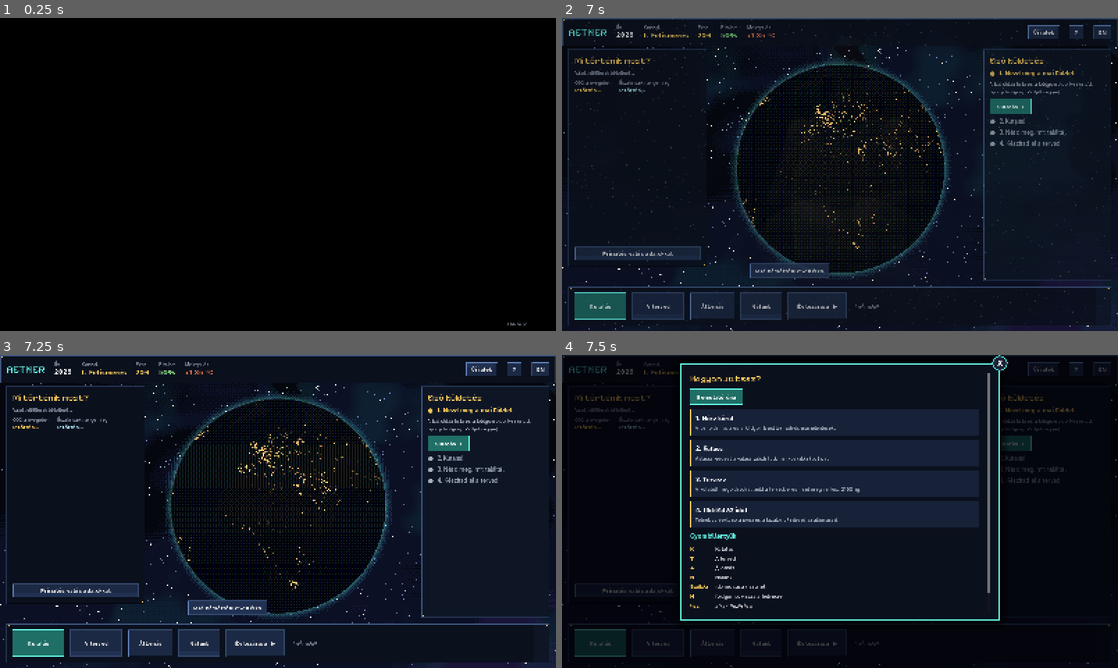
Above: before the commit, frames 1-4 (two rows, left to right).
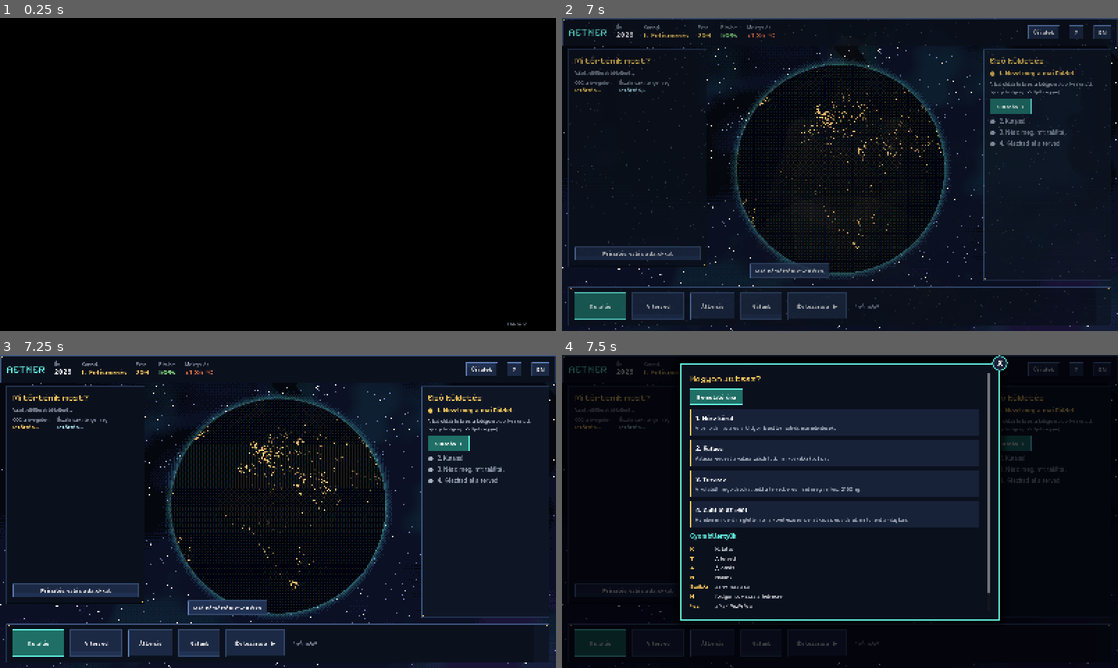
Above: after the commit, the same moments.

Repository: roadside/aether
Game: Godot game, scene res://scenes/main.tscn
Same seed, same stepped clock (60 frames per second), same inputs: the game is played once before the commit and once after it. Sound files missing from this copy of the repository are replaced by a short silence.
Inputs (mouse positions are in pixels of both pictures, inside the frame that each line leads up to):
- Up to frame 1 (0.25 s): no input
- Up to frame 2 (7 s): tap Enter at 0.5 s; drag from (840, 165) to (895, 105) at 0.52 s; click "?" at 1.25 s; click "Your plan" at 2 s; click "End the year ▶" at 2.75 s; click "New game" at 3.5 s; click "New game" at 4.25 s; click "Skip" at 5 s; click "HU" at 5.75 s; tap Space at 6.5 s; drag from (840, 165) to (812, 237) at 6.52 s
- Up to frame 3 (7.25 s): no input
- Up to frame 4 (7.5 s): click "?" at 7.25 s

Frames 1-3 are identical in both runs. In frame 4, 0.4% of the frame differs, in the area x 24-63%, y 48-75%.

Commit message:
Lektorált szövegek (szovegek_atnezes.md 1–20. pont): év lezárása, rendezett évi mérleg, bizalom százalékkal, pontszám és érzékeny Föld magyarázata, bizonyosság
Co-Authored-By: Claude Fable 5.2 <noreply@anthropic.com>
Claude-Session: https://claude.ai/code/session_01T6sPwaPiVjASr8DLyjC9bo

Diff:
--- a/AETHER_godot/scripts/campaign.gd
+++ b/AETHER_godot/scripts/campaign.gd
@@ -333,25 +333,30 @@
 	var d := _trust_drift()
 	trust = clampi(trust + d, 0, 100)
 	research_this_year = 0
-	var note := L.t("%d: bevétel +%d.") % [year, inc]
+	# az év mérlege egy rendezett mondatban: előbb a pénz, utána a bizalom
+	var parts: Array = [L.t("+%d pénz bevétel") % inc]
 	if knowledge_income() > 0:
-		note = L.t("%d: bevétel +%d, ebből a tudásodból +%d.") % [year, inc, knowledge_income()]
+		parts[0] = L.t("+%d pénz bevétel (ebből +%d a kutatásaidért)") % [inc, knowledge_income()]
 	var up := plan_upkeep()
 	if up > 0:
 		money = maxi(0, money - up)
-		note += " " + L.t("A terved költsége: −%d.") % up
+		parts.append(L.t("−%d pénz a terved éves költsége") % up)
 	var cc := coast_cost(year)
 	if cc > 0:
 		money = maxi(0, money - cc)
-		note += " " + L.t("Emelkedő tenger: partkár −%d.") % cc
+		parts.append(L.t("−%d pénz kár a tengerparton") % cc)
+	var note := L.t("%d mérlege: ") % year + ", ".join(parts) + "."
+	var tparts: Array = []
 	if d > 0:
-		note += " " + L.t("A kibocsátás csökken: bizalom +%d.") % d
+		tparts.append(L.t("+%d%% (csökken a kibocsátás)") % d)
 	elif d < 0:
-		note += " " + L.t("A kibocsátás nem csökken: bizalom %d.") % d
+		tparts.append(L.t("−%d%% (nem csökken a kibocsátás)") % -d)
 	var g := greenhouse_trust()
 	if g > 0:
 		trust = mini(100, trust + g)
-		note += " " + L.t("Üvegház: bizalom +%d.") % g
+		tparts.append(L.t("+%d%% (üvegház)") % g)
+	if not tparts.is_empty():
+		note += " " + L.t("Bizalom: ") + ", ".join(tparts) + "."
 	if not building.is_empty() and year >= int(building["kesz"]):
 		var mod := str(building["modul"])
 		station[mod] = int(station[mod]) + 1
@@ -488,7 +493,7 @@
 		return L.t("A játék véget ért.")
 	var need := required_trust(sc)
 	if trust < need:
-		return L.t("Ehhez %d%% bizalom kell, neked %d%% van. Kutass, és tartsd a terved!") % [need, trust]
+		return L.t("Ehhez %d%% bizalom kell, neked %d%% van. Kutass még: minden ellenőrzött kutatás növeli a bizalmat.") % [need, trust]
 	var cost := plan_cost(sc)
 	if money < cost:
 		return L.t("Ehhez %d pénz kell, neked %d van. Évente %d pénzt kapsz.") % [cost, money, income()]
@@ -513,7 +518,7 @@
 	var note := L.t("A terved életbe lép, első éve: %d.") % start_year()
 	if is_step_back(sc):
 		trust = maxi(0, trust - TRUST_STEP_BACK)
-		note += " " + L.t("Visszaléptél egy gyengébb tervre: bizalom −%d.") % TRUST_STEP_BACK
+		note += " " + L.t("Gyengébb tervre váltottál: −%d%% bizalom.") % TRUST_STEP_BACK
 	timeline = timeline_with(sc)
 	model = res
 	save()
@@ -525,9 +530,9 @@
 # --- kutatás ---------------------------------------------------------------
 func research_problem() -> String:
 	if research_this_year >= research_limit():
-		return L.t("Idén már %d kutatást indítottál, ennyit enged az AI-mag. Várj egy évet, vagy fejleszd az AI-magot!") % research_limit()
+		return L.t("Idén már %d kutatást indítottál: az AI-mag ennyit enged egy évben. Zárd le az évet, vagy fejleszd tovább az AI-magot az Állomáson!") % research_limit()
 	if money < research_cost():
-		return L.t("Nincs elég pénz kutatásra (%d kell, neked %d van). Indítsd el az időt, évente kapsz pénzt.") % [research_cost(), money]
+		return L.t("Nincs elég pénzed a kutatásra (%d kell, %d van). Zárd le az évet: minden évben kapsz pénzt.") % [research_cost(), money]
 	return ""
 
 
--- a/AETHER_godot/scripts/chart.gd
+++ b/AETHER_godot/scripts/chart.gd
@@ -109,7 +109,7 @@
 	draw_rect(Rect2(PAD_L + 10, PAD_T + 4, 14, 4), UI.EMBER)
 	draw_string(f, Vector2(PAD_L + 30, PAD_T + 11), L.t("Ha semmi sem változik"), HORIZONTAL_ALIGNMENT_LEFT, -1, 14, UI.SOFT)
 	draw_rect(Rect2(PAD_L + 10, PAD_T + 22, 14, 4), UI.CYAN)
-	draw_string(f, Vector2(PAD_L + 30, PAD_T + 29), L.t("A te terved (sáv = bizonytalanság)"), HORIZONTAL_ALIGNMENT_LEFT, -1, 14, UI.SOFT)
+	draw_string(f, Vector2(PAD_L + 30, PAD_T + 29), L.t("A te terved (a sáv: ennyivel tévedhet a modell)"), HORIZONTAL_ALIGNMENT_LEFT, -1, 14, UI.SOFT)
 
 
 func _gui_input(event: InputEvent) -> void:
--- a/AETHER_godot/scripts/debate.gd
+++ b/AETHER_godot/scripts/debate.gd
@@ -115,9 +115,9 @@
 			UI.clear(box)
 			var right: Dictionary = Knowledge.topic(str(d["tema"]))
 			if good:
-				box.add_child(UI.label(L.t("Jó válasz! +%d bizalom") % WIN_TRUST, 22, UI.GREEN, true))
+				box.add_child(UI.label(L.t("Jó válasz! +%d%% bizalom") % WIN_TRUST, 22, UI.GREEN, true))
 			else:
-				box.add_child(UI.label(L.t("Nem ez cáfolja. −%d bizalom") % LOSE_TRUST, 22, UI.EMBER, true))
+				box.add_child(UI.label(L.t("Nem ez cáfolja. −%d%% bizalom") % LOSE_TRUST, 22, UI.EMBER, true))
 			box.add_child(UI.label(Knowledge.text(right, "cim"), 18, UI.CYAN, true))
 			box.add_child(UI.label(Knowledge.text(right, "mennyire_bizonyitott"), 18, UI.TEXT))
 			var ok := UI.button(L.t("Rendben"), true)
--- a/AETHER_godot/scripts/events.gd
+++ b/AETHER_godot/scripts/events.gd
@@ -105,16 +105,16 @@
 static func options(campaign, ev: Dictionary) -> Array:
 	var cost := int(ev["kar_penz"])
 	var out: Array = [{"id": "segit", "cim": "Segítek most", "penz": cost, "bizalom": HELP_TRUST,
-		"szoveg": L.t("−%d pénz, +%d bizalom") % [cost, HELP_TRUST], "tilt": campaign.money < cost}]
+		"szoveg": L.t("−%d pénz, +%d%% bizalom") % [cost, HELP_TRUST], "tilt": campaign.money < cost}]
 	if int(ev.get("felkeszules", 0)) < PREP_MAX and float(ev["pajzs"]) < SHIELD_MAX:
 		var pc := int(round(float(ev["penz"]) * PREP_COST))
 		var pt := int(ev["bizalom"])
 		out.append({"id": "felkeszul", "cim": "Felkészülök a következőre", "penz": pc, "bizalom": -pt,
-			"szoveg": L.t("−%d pénz, −%d bizalom. Később kisebb a kár.") % [pc, pt],
+			"szoveg": L.t("−%d pénz, −%d%% bizalom. Később kisebb a kár.") % [pc, pt],
 			"tilt": campaign.money < pc})
 	var it := int(ev["bizalom"]) + IGNORE_TRUST
 	out.append({"id": "semmi", "cim": "Nem teszek semmit", "penz": 0, "bizalom": -it,
-		"szoveg": L.t("−%d bizalom") % it, "tilt": false})
+		"szoveg": L.t("−%d%% bizalom") % it, "tilt": false})
 	return out
 
 
@@ -215,7 +215,7 @@
 		c.add_child(UI.label(L.t(ev["cim"]), 26, Color(str(ev["szin"])), true))
 		c.add_child(UI.label(L.t(ev["szoveg"]), 18, UI.TEXT))
 		if ev.get("jo", false):
-			c.add_child(UI.label(L.t("Nyereség: +%d pénz, +%d bizalom") % [int(ev["penz"]), int(ev["bizalom"])], 18, UI.GREEN, true))
+			c.add_child(UI.label(L.t("Nyereség: +%d pénz, +%d%% bizalom") % [int(ev["penz"]), int(ev["bizalom"])], 18, UI.GREEN, true))
 			v.add_child(UI.card_root(c))
 			continue
 		var known: Array = ev["vedett"]
--- a/AETHER_godot/scripts/i18n.gd
+++ b/AETHER_godot/scripts/i18n.gd
@@ -217,7 +217,7 @@
 	"Ez egy egyszerű számítás: megmutatja az irányt, de nem jóslat.": "This is a simple calculation: it shows the direction, but it is not a forecast.",
 	"Megnézem a földgömbön": "Show me on the globe",
 	"Ha semmi sem változik": "If nothing changes",
-	"A te terved (sáv = bizonytalanság)": "Your plan (band = uncertainty)",
+	"A te terved (a sáv: ennyivel tévedhet a modell)": "Your plan (band: how far the model may be off)",
 	"Nyelv": "Language",
 	"%d/%s városban túl sok a finom por (WHO-határ felett). Legrosszabb: %s, %s µg/m³": "Too much fine dust (above the WHO limit) in %d/%s cities. Worst: %s, %s µg/m³",
 	# AI-választás (több szolgáltató)
@@ -296,7 +296,7 @@
 	" Következő csillag: %s +%s °C alatt.": " Next star: %s below +%s °C.",
 	"Küldetések": "Missions",
 	"Küldetés: ": "Mission: ",
-	"Ebben a küldetésben rögzített.": "Fixed in this mission.",
+	"Ezt a csúszkát most a küldetés rögzíti, nem állíthatod.": "This mission fixes this slider; you cannot change it now.",
 	"Első küldetés kész! Jöhet a következő.": "First mission done! On to the next one.",
 	"%d cikk (%d hazai). ": "%d papers (%d from your country). ",
 	"%d: bevétel +%d.": "%d: income +%d.",
@@ -305,10 +305,10 @@
 	"A kibocsátás nem csökken: bizalom %d.": "Emissions are not falling: trust %d.",
 	"A terved életbe lép, első éve: %d.": "Your plan takes effect, first year: %d.",
 	"Ehhez %d pénz kell, neked %d van. Évente %d pénzt kapsz.": "This needs %d money, you have %d. You get %d money per year.",
-	"Ehhez %d%% bizalom kell, neked %d%% van. Kutass, és tartsd a terved!": "This needs %d%% trust, you have %d%%. Do research and keep your plan!",
+	"Ehhez %d%% bizalom kell, neked %d%% van. Kutass még: minden ellenőrzött kutatás növeli a bizalmat.": "This needs %d%% trust, you have %d%%. Research more: every checked research raises trust.",
 	"Visszaléptél egy gyengébb tervre: bizalom −%d.": "You stepped back to a weaker plan: trust −%d.",
 	"most": "now",
-	"%d eredmény a tervedben, bizalom +%d%%. Nyomd meg „A terved” gombot!": "%d results in your plan, trust +%d%%. Press the “Your plan” button!",
+	"A kutatásod %d új lehetőséget adott a tervedhez, és +%d%% bizalmat. Nyisd meg „A terved” ablakot!": "Your research gave %d new options for your plan and +%d%% trust. Open “Your plan”!",
 	"+1 év": "+1 year",
 	"2100: vége a játéknak. A Föld +%s °C-kal melegebb, a csúcs +%s °C volt. „Új játék”: próbáld meg jobban!": "2100: the game is over. The Earth is +%s °C warmer, the peak was +%s °C. “New game”: try to do better!",
 	"A klímamodell becslése erre az évre: %d. (2024-ben mért érték: +1,36 °C, Forster és mtsai 2025.)": "The climate model's estimate for this year: %d. (Measured in 2024: +1.36 °C, Forster et al. 2025.)",
@@ -338,7 +338,7 @@
 	"Egyszerre egy modul épülhet.": "Only one module can be built at a time.",
 	"Ehhez %d pénz kell, neked %d van.": "This needs %d money, you have %d.",
 	"Építés indult: %s, kész: %d.": "Construction started: %s, ready in %d.",
-	"Idén már %d kutatást indítottál, ennyit enged az AI-mag. Várj egy évet, vagy fejleszd az AI-magot!": "You have already started %d research projects this year, the AI core's limit. Wait a year or upgrade the AI core!",
+	"Idén már %d kutatást indítottál: az AI-mag ennyit enged egy évben. Zárd le az évet, vagy fejleszd tovább az AI-magot az Állomáson!": "You have already started %d research projects this year: that is what the AI core allows per year. Close the year, or upgrade the AI core at the Station!",
 	"Állomás": "Station",
 	"A kutatóállomásod: modulok építése és fejlesztése.": "Your research station: build and upgrade modules.",
 	"Kutatóállomás: ": "Research station: ",
@@ -415,11 +415,11 @@
 	"Részletesebb magyarázatot az AI ír. AI-t a kutatás 2. lépésében választhatsz.": "The AI writes a more detailed explanation. You can choose an AI in step 2 of research.",
 	"Keresés a témák között, pl. jég, akkumulátor, metán": "Search topics, e.g. ice, battery, methane",
 	"Nincs ilyen téma a nyitott korszakokban.": "No such topic in the open eras.",
-	"Erősebb tudás a tudásfán: ": "Stronger knowledge in the tree: ",
+	"Ezt a témát most alaposabban ismered: ": "You now know this topic more thoroughly: ",
 	"Játékszabály: ★ ellenőrzött szám, ★★ legalább 2 cikk egyezik, ★★★ legalább 3 cikk, köztük összefoglaló elemzés.": "Game rule: ★ a verified number, ★★ at least 2 papers agree, ★★★ at least 3 papers, including a summary analysis.",
 	"Ha kikutatod: ": "If you research it: ",
 	"Újra kutatom": "Research again",
-	"Új tudás a tudásfán: ": "New knowledge in the tree: ",
+	"Új kikutatott téma: ": "New researched topic: ",
 	"Kutatott téma a(z) %s korszakból: %d/%d": "Researched topics from era %s: %d/%d",
 	"Bevezetett terv": "A plan in force",
 	"Bizalom legalább %d%%": "Trust at least %d%%",
@@ -480,7 +480,7 @@
 	"2100 – így alakult": "2100 – how it turned out",
 	"Másfél fok alatt maradt. Kiváló!": "Below one and a half degrees. Excellent!",
 	"Két fok alatt maradt.": "Below two degrees.",
-	"Két fok fölé ment. Próbáld korábbi CO2-nullával!": "Above two degrees. Try reaching zero CO2 earlier!",
+	"Két fok fölé ment. Próbáld meg, hogy a CO2-kibocsátás hamarabb legyen nulla!": "It went above two degrees. Try to bring CO2 emissions to zero sooner!",
 	"Melegedés 2100-ban": "Warming in 2100",
 	"Csúcs": "Peak",
 	"Kutatott témák": "Topics researched",
--- a/AETHER_godot/scripts/i18n_2.gd
+++ b/AETHER_godot/scripts/i18n_2.gd
@@ -30,7 +30,7 @@
 	"Az AETHER archívumából: ezt a kutatást egy AI már elvégezte (%s), a játék ellenőrizte.": "From the AETHER archive: an AI already did this research (%s) and the game verified it.",
 	"Elolvastam, értem  ★": "I read it, I get it  ★",
 	"Játékszabály: az összefoglaló elolvasása ★ tudást ad. Számot a tervedbe csak kutatás ad.": "Game rule: reading the summary gives ★ knowledge. Only research puts numbers into your plan.",
-	"Csillagok: ★ elolvastad, vagy találtál egy számot a cikkben; ★★ két cikk ugyanazt mondja; ★★★ legalább három cikk, köztük egy, amely sok kutatást összegez.": "Stars: ★ you read it, or found a number in a  …(104 unchanged characters)…
+	"Bizonyosság: ★ elolvastad, vagy találtál egy számot a cikkben; ★★ két cikk ugyanazt mondja; ★★★ legalább három cikk, köztük egy, amely sok kutatást összegez.": "Certainty: ★ you read it, or found a number in a  …(104 unchanged characters)…
 	"Ehhez a kérdéshez van kész, ellenőrzött kutatás az archívumban: azonnal megkapod.": "The archive has finished, verified research for this question: you get it instantly.",
 	# a jövő görbéje, fordulópontok, záró jelenet
 	"A klímamodell szerint. Arany: a te utad. Piros: ha semmi sem változik.": "According to the climate model. Gold: your path. Red: if nothing changes.",
@@ -70,7 +70,7 @@
 	" · %d pénz": " · %d money",
 	"Ajánlott most": "Suggested now",
 	"Ez kell a küldetésedhez.": "Your mission needs this.",
-	"Még %d kutatott téma, és közelebb kerülsz ehhez: %s.": "%d more researched topics bring you closer to %s.",
+	"Még %d kutatott téma kell a következő korszakhoz (%s).": "%d more researched topics are needed for the next era (%s).",
 	"Új tudás ebben a korszakban.": "New knowledge in this era.",
 	# terv
 	"Számolok…": "Calculating…",
@@ -78,7 +78,7 @@
 	"Terv nélkül: +%s °C": "Without a plan: +%s °C",
 	# idő
 	"%d: bevétel +%d, ebből a tudásodból +%d.": "%d: income +%d, of which +%d from your knowledge.",
-	"ÚJ · a kutatásodból, most bevezetheted": "NEW · from your research, you can bring it in now",
+	"ÚJ · a kutatásod nyitotta meg: most beteheted a tervedbe.": "NEW · your research unlocked it: you can now add it to your plan.",
 	"soha": "never",
 	"A CO2-kibocsátás nulla: %s": "CO2 emissions reach zero: %s",
 	"A CO2-kibocsátás nulla: %s (eddig: %s)": "CO2 emissions reach zero: %s (was: %s)",
@@ -100,7 +100,7 @@
 	"Egy kutatócsoport a te eredményeidre épített.": "A research team built on your results.",
 	"Összefogás": "Joining forces",
 	"Több ország csatlakozott a tervedhez.": "More countries joined your plan.",
-	"Nyereség: +%d pénz, +%d bizalom": "Gain: +%d money, +%d trust",
+	"Nyereség: +%d pénz, +%d%% bizalom": "Gain: +%d money, +%d%% trust",
 	"Vulkánkitörés": "Volcanic eruption",
 	"A hamu egy-két évre hűti a Földet. A CO2 marad.": "The ash cools the Earth for a year or two. The CO2 stays.",
 	"Pontszám": "Score",
@@ -109,8 +109,8 @@
 	"Új Föld": "New Earth",
 	"Ugyanez a Föld újra": "Same Earth again",
 	"Ez egy átlagos Föld volt.": "This was an average Earth.",
-	"Ez a Föld érzékenyebb volt az átlagnál: nehezebb dolgod volt.": "This Earth was more sensitive than average: your job was harder.",
-	"Ez a Föld kevésbé volt érzékeny az átlagnál: könnyebb dolgod volt.": "This Earth was less sensitive than average: your job was easier.",
+	"Ez a Föld érzékenyebb volt az átlagnál: ugyanannyi CO2-től jobban melegedett, ezért nehezebb dolgod volt.": "This Earth was more sensitive than average: the same CO2 warmed it more, so you had a harder job.",
+	"Ez a Föld kevésbé volt érzékeny az átlagnál: ugyanannyi CO2-től kevésbé melegedett, ezért könnyebb dolgod volt.": "This Earth was less sensitive than average: the same CO2 warmed it less, so you had an easier job.",
 	"A terved költsége: −%d.": "Cost of your plan: −%d.",
 	"A mai nap": "Today",
 	"A mai nap kérdése megvan!": "Today's question solved!",
@@ -122,12 +122,27 @@
 	"Csak számokból áll": "Numbers only",
 	"Megosztom": "Share",
 	"Megosztva ✓": "Shared ✓",
+	"4. Zárd le az évet": "4. Close the year",
+	"Ha idén mindent megtettél, jön a következő év: pénzt kapsz, és kiderül, mi történt a világban.": "When you have done everything this year, the next year comes: you get money and find out what happened in the world.",
+	"az év lezárása": "close the year",
+	"Pontszám: minden tized fok, amivel 4 °C alatt maradsz, 30 pont; minden kikutatott téma 10 pont; minden százalék bizalom 2 pont.": "Score: 30 points for every tenth of a degree you stay below 4 °C; 10 points for every researched topic; 2 points for every percent of trust.",
+	"+%d pénz bevétel": "+%d money income",
+	"+%d pénz bevétel (ebből +%d a kutatásaidért)": "+%d money income (+%d of it for your research)",
+	"−%d pénz a terved éves költsége": "−%d money yearly cost of your plan",
+	"−%d pénz kár a tengerparton": "−%d money coastal damage",
+	"%d mérlege: ": "%d balance: ",
+	"+%d%% (csökken a kibocsátás)": "+%d%% (emissions falling)",
+	"−%d%% (nem csökken a kibocsátás)": "−%d%% (emissions not falling)",
+	"+%d%% (üvegház)": "+%d%% (greenhouse)",
+	"Bizalom: ": "Trust: ",
+	"Gyengébb tervre váltottál: −%d%% bizalom.": "You switched to a weaker plan: −%d%% trust.",
+	"Nincs elég pénzed a kutatásra (%d kell, %d van). Zárd le az évet: minden évben kapsz pénzt.": "You do not have enough money for research (%d needed, you have %d). Close the year: you get money every year.",
 	"Vita": "Debate",
 	"gyakori tévhit": "common myth",
 	"Valaki ezt állítja:": "Someone claims this:",
 	"Melyik kutatásod cáfolja?": "Which of your research refutes it?",
-	"Jó válasz! +%d bizalom": "Right answer! +%d trust",
-	"Nem ez cáfolja. −%d bizalom": "This one does not refute it. −%d trust",
+	"Jó válasz! +%d%% bizalom": "Right answer! +%d%% trust",
+	"Nem ez cáfolja. −%d%% bizalom": "This one does not refute it. −%d%% trust",
 	"A Nap okozza a melegedést, nem az ember.": "The Sun causes the warming, not people.",
 	"A kozmikus sugarak okozzák a melegedést.": "Cosmic rays cause the warming.",
 	"Grönland jege nem fogy.": "Greenland's ice is not shrinking.",
@@ -146,10 +161,10 @@
 	"Segítek most": "I help now",
 	"Felkészülök a következőre": "I prepare for the next one",
 	"Nem teszek semmit": "I do nothing",
-	"−%d pénz, +%d bizalom": "−%d money, +%d trust",
-	"−%d pénz, −%d bizalom. Később kisebb a kár.": "−%d money, −%d trust. Less damage later.",
+	"−%d pénz, +%d%% bizalom": "−%d money, +%d%% trust",
+	"−%d pénz, −%d%% bizalom. Később kisebb a kár.": "−%d money, −%d%% trust. Less damage later.",
 	"Játékszabály: ez az eseményfajta ezután negyedével kisebb kárt okoz. Kétszer lehet.": "Game rule: from now on this kind of event does a quarter less damage. You can do this twice.",
-	"−%d bizalom": "−%d trust",
+	"−%d%% bizalom": "−%d%% trust",
 	"Mit teszel?": "What do you do?",
 	"Erre most nincs elég pénzed.": "You do not have enough money for this now.",
 	"A pöttyök valódi, friss jelentések. A játékban az egérrel forgathatod a Földet.": "The dots are real, fresh reports. In the game you can turn the Earth with the mouse.",
--- a/AETHER_godot/scripts/main.gd
+++ b/AETHER_godot/scripts/main.gd
@@ -796,7 +796,7 @@
 		[L.t("1. Nézz körül"), L.t("A bal oldali lista és a földgömb pöttyei valódi, mai jelentések.")],
 		[L.t("2. Kutass"), L.t("Válassz kérdést: a válasz valódi tudományos cikkekből jön.")],
 		[L.t("3. Tervezz"), L.t("A kutatott megoldásokat tedd a tervedbe, és nézd meg, mi lesz 2100-ig.")],
-		[L.t("4. Indítsd az időt"), L.t("Telnek az évek, nő a pénz és a bizalom. Fejleszd az állomásod.")],
+		[L.t("4. Zárd le az évet"), L.t("Ha idén mindent megtettél, jön a következő év: pénzt kapsz, és kiderül, mi történt a világban.")],
 	]
 	for st in steps:
 		var c := UI.card(UI.GOLD)
@@ -805,7 +805,7 @@
 		v.add_child(UI.card_root(c))
 	v.add_child(UI.label(L.t("Gyorsbillentyűk"), 18, UI.CYAN, true))
 	var keys := [["K", L.t("Kutatás")], ["T", L.t("A terved")], ["A", L.t("Állomás")], ["N", L.t("Nálunk")],
-		[L.t("Szóköz"), L.t("idő indítása / szünet")], ["H", L.t("földgömb: vissza a helyedre")],
+		[L.t("Szóköz"), L.t("az év lezárása")], ["H", L.t("földgömb: vissza a helyedre")],
 		["Esc", L.t("ablak bezárása")], ["F11", L.t("teljes képernyő")]]
 	var grid := GridContainer.new()
 	grid.columns = 2
@@ -1364,7 +1364,7 @@
 func _on_learned(q: Dictionary) -> void:
 	_render_mission()   # ha ez volt a mai kérdés, jár a napi csillag
 	_toast("★  " + Knowledge.text(q, "cim"), UI.GREEN)
-	_show_info(L.t("Új tudás a tudásfán: ") + Knowledge.text(q, "cim"), "")
+	_show_info(L.t("Új kikutatott téma: ") + Knowledge.text(q, "cim"), "")
 
 
 func _on_approved(levers: Array) -> void:
@@ -1372,7 +1372,7 @@
 	campaign.reward_results(levers.size())
 	if levers.size() > 0:
 		_toast(L.t("Új lehetőség a tervedben: %d") % levers.size(), UI.GREEN)
-	_show_info(L.t("%d eredmény a tervedben, bizalom +%d%%. Nyomd meg „A terved” gombot!") % [
+	_show_info(L.t("A kutatásod %d új lehetőséget adott a tervedhez, és +%d%% bizalmat. Nyisd meg „A terved” ablakot!") % [
 		levers.size(), levers.size() * Campaign.TRUST_PER_RESULT], "")
 	_close_overlay()
 	_advance(3)
@@ -1622,14 +1622,14 @@
 	v.add_child(UI.heading(L.t("2100 – így alakult")))
 	var t2100 := float(k.get("T2100", 0.0))
 	var verdict := L.t("Másfél fok alatt maradt. Kiváló!") if t2100 < 1.5 else (
-		L.t("Két fok alatt maradt.") if t2100 < 2.0 else L.t("Két fok fölé ment. Próbáld korábbi CO2-nullával!"))
+		L.t("Két fok alatt maradt.") if t2100 < 2.0 else L.t("Két fok fölé ment. Próbáld meg, hogy a CO2-kibocsátás hamarabb legyen nulla!"))
 	v.add_child(UI.label(verdict, 22, UI.GREEN if t2100 < 2.0 else UI.EMBER, true))
 	# a Föld rejtett tulajdonsága csak a végén derül ki
 	var earth := L.t("Ez egy átlagos Föld volt.")
 	if campaign.sens > 0.33:
-		earth = L.t("Ez a Föld érzékenyebb volt az átlagnál: nehezebb dolgod volt.")
+		earth = L.t("Ez a Föld érzékenyebb volt az átlagnál: ugyanannyi CO2-től jobban melegedett, ezért nehezebb dolgod volt.")
 	elif campaign.sens < -0.33:
-		earth = L.t("Ez a Föld kevésbé volt érzékeny az átlagnál: könnyebb dolgod volt.")
+		earth = L.t("Ez a Föld kevésbé volt érzékeny az átlagnál: ugyanannyi CO2-től kevésbé melegedett, ezért könnyebb dolgod volt.")
 	v.add_child(UI.label(earth, 17, UI.SOFT))
 	var grid := GridContainer.new()
 	grid.columns = 3
@@ -1647,6 +1647,8 @@
 		var c := UI.vbox(2)
 		c.add_child(UI.label(it[0], 15, UI.MUTE, false, false))
 		c.add_child(UI.label(it[1], 30, it[2], true, false))
+		if it[0] == L.t("Pontszám"):
+			c.tooltip_text = L.t("Pontszám: minden tized fok, amivel 4 °C alatt maradsz, 30 pont; minden kikutatott téma 10 pont; minden százalék bizalom 2 pont.")
 		grid.add_child(c)
 	v.add_child(grid)
 	var again := UI.button(L.t("Új Föld"), true)
--- a/AETHER_godot/scripts/plan_panel.gd
+++ b/AETHER_godot/scripts/plan_panel.gd
@@ -76,7 +76,7 @@
 		fmt: Callable, source: String = "", is_new: bool = false) -> HSlider:
 	var c := UI.card(UI.CYAN if is_new else UI.GOLD)
 	if is_new:   # az új, kikutatott lehetőség kiemelve, legfelül
-		c.add_child(UI.label(L.t("ÚJ · a kutatásodból, most bevezetheted"), 15, UI.CYAN, true))
+		c.add_child(UI.label(L.t("ÚJ · a kutatásod nyitotta meg: most beteheted a tervedbe."), 15, UI.CYAN, true))
 	c.add_child(UI.label(question, 18, UI.TEXT, true))
 	c.add_child(UI.label(help, 15, UI.SOFT))
 	var row := UI.hbox(14)
@@ -136,7 +136,7 @@
 	if mission.has("co2_ev"):   # ebben a küldetésben a világ nem tud gyorsabban
 		_co2.value = int(mission["co2_ev"])
 		_co2.editable = false
-		_co2.tooltip_text = L.t("Ebben a küldetésben rögzített.")
+		_co2.tooltip_text = L.t("Ezt a csúszkát most a küldetés rögzíti, nem állíthatod.")
 	var ch4_locked: bool = campaign != null and campaign.era < 2   # tudásfa: a Mérséklés korszakában nyílik meg
 	_ch4 = _slider_row(L.t("Mennyivel csökkentsük a metánt 2030-ig?"),
 		L.t("A II. Mérséklés korszakban nyílik meg. Kutass ki 2 témát az I. korszakból!") if ch4_locked
--- a/AETHER_godot/scripts/research_flow.gd
+++ b/AETHER_godot/scripts/research_flow.gd
@@ -235,7 +235,7 @@
 
 ## A csillagok szabálya (játékszabály), a csillagok fölé húzott egérnél.
 static func star_rule() -> String:
-	return L.t("Csillagok: ★ elolvastad, vagy találtál egy számot a cikkben; ★★ két cikk ugyanazt mondja; ★★★ legalább három cikk, köztük egy, amely sok kutatást összegez.")
+	return L.t("Bizonyosság: ★ elolvastad, vagy találtál egy számot a cikkben; ★★ két cikk ugyanazt mondja; ★★★ legalább három cikk, köztük egy, amely sok kutatást összegez.")
 
 
 # --- „Mi ez, és mire jó?” ---------------------------------------------------
@@ -499,7 +499,7 @@
 		var need := int(Knowledge.ERAS[era].get("kell", 0))
 		var left := need - Knowledge.count_done(done, era)
 		if left > 0:
-			why = L.t("Még %d kutatott téma, és közelebb kerülsz ehhez: %s.") % [left, Knowledge.era_name(era + 1)]
+			why = L.t("Még %d kutatott téma kell a következő korszakhoz (%s).") % [left, Knowledge.era_name(era + 1)]
 	if why == "":
 		why = L.t("Új tudás ebben a korszakban.")
 	# változatosság: abból a területből, ahol a legkevesebb a kutatott téma
@@ -952,7 +952,7 @@
 		var old := int(campaign.stars.get(tid, 0))
 		campaign.mark_researched(tid, n_stars)   # tudásfa: ellenőrzött szám van, a téma kutatott
 		if not was_done or n_stars > old:
-			var msg := L.t("Új tudás a tudásfán: ") if not was_done else L.t("Erősebb tudás a tudásfán: ")
+			var msg := L.t("Új kikutatott téma: ") if not was_done else L.t("Ezt a témát most alaposabban ismered: ")
 			var l := UI.label(msg + Missions.star_text(n_stars) + "  " + Knowledge.text(_question, "cim"), 17, UI.GREEN, true)
 			l.mouse_filter = Control.MOUSE_FILTER_PASS
 			l.tooltip_text = star_rule()
